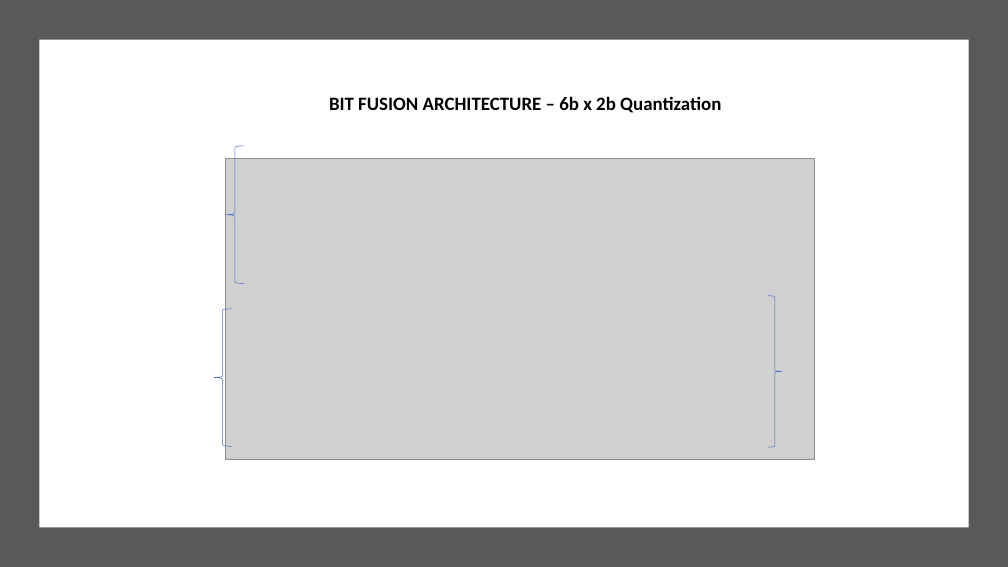
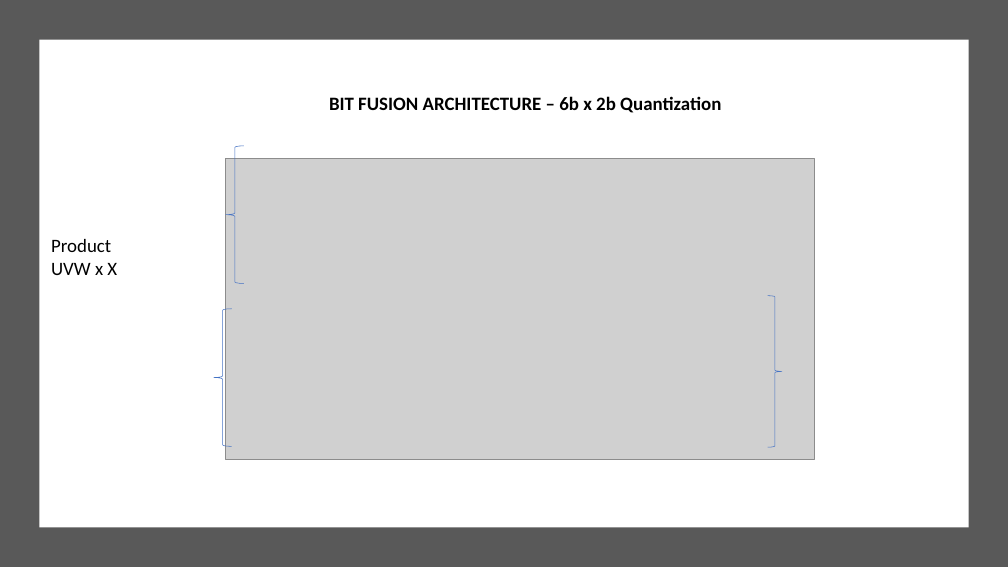
Before and after one commit to guptarohit994/bitfusionQuant6b, a slide deck: slide 7 of Presentation_Status.pptx. Drawn at 1008x567 pixels with LibreOffice and Linux fonts; fonts in the diff are those of the drawing; grey boxes stand for pictures. Boxes give left, top, right and bottom in pixels: in the first picture for what was removed or moved away, otherwise in the second. Text is boxed around its words. In the diff, an @@ line names an element or a change of style, - is before the commit and + after.

```diff
--- a/Presentation_Status.pptx
+++ b/Presentation_Status.pptx
@@ text added at (51, 239, 117, 275), 18 pt, text #000000 @@
+Product
+UVW x X
```
Also in this commit, not shown: 3 other slides changed, 1 other file.
